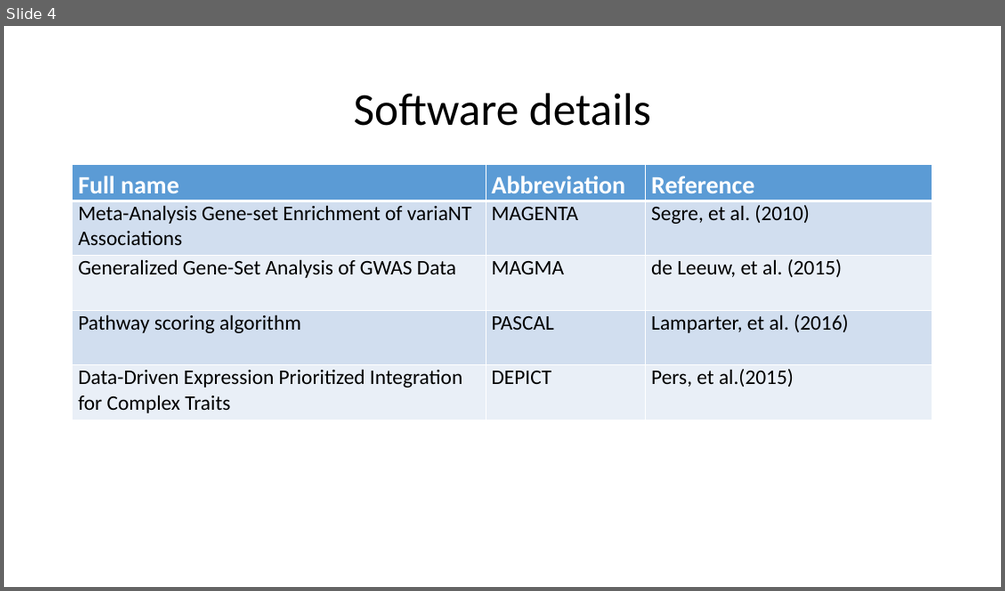
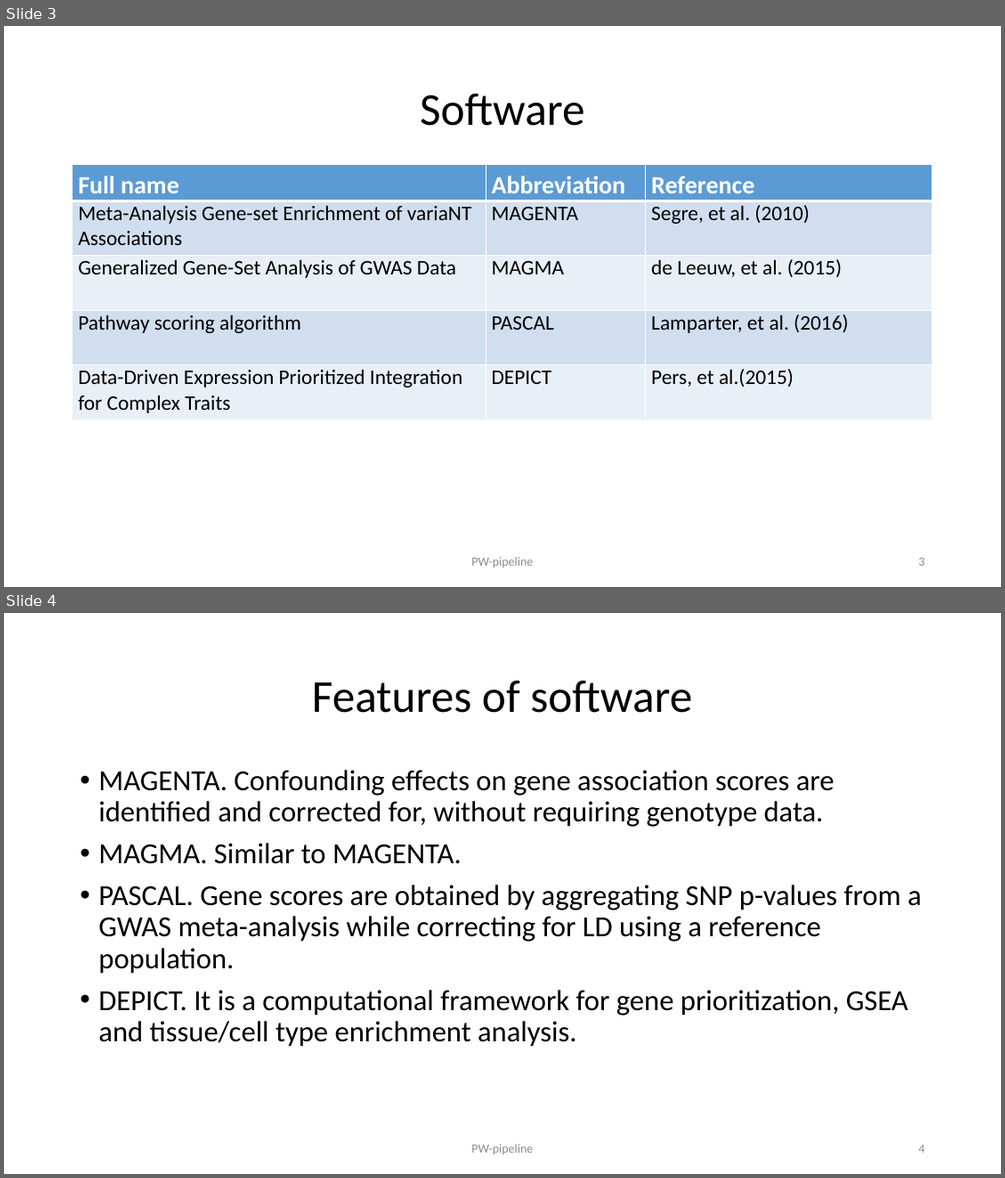
Before and after one commit to jinghuazhao/PW-pipeline, a slide deck: README.pptx. Shown one above the other, each under a label of ours: slide 4 before the commit, slides 3 and 4 after it. The pictures are 1005x591 and 1005x1178 pixels, drawn with LibreOffice and Linux fonts; fonts in the diff are those of the drawing. Boxes give left, top, right and bottom in pixels: in the first picture for what was removed or moved away, otherwise in the second. Text is boxed around its words. In the diff, an @@ line names an element or a change of style, - is before the commit and + after.

```diff
--- a/README.pptx
+++ b/README.pptx
@@ slide 4 added at [4, 613, 1001, 1174], background #FFFFFF @@
@@ title added at [312, 680, 692, 713], 44 pt, text #000000 @@
+Features of software
@@ text added at [98, 770, 922, 1046], 28 pt, text #000000 @@
+• MAGENTA. Confounding effects on gene association scores are identified and corrected for, without requiring genotype data.
+• MAGMA. Similar to MAGENTA.
+• PASCAL. Gene scores are obtained by aggregating SNP p-values from a GWAS meta-analysis while correcting for LD using a reference population.
+• DEPICT. It is a computational framework for gene prioritization, GSEA and tissue/cell type enrichment analysis.
@@ text added at [471, 1143, 533, 1154], 12 pt, text #8C8C8C @@
+PW-pipeline
@@ page number added at [918, 1144, 924, 1152], 12 pt, text #8C8C8C @@
+4
@@ what was slide 4 is now slide 3 @@
@@ slide 3 changed as well @@
@@ title at [420, 94, 585, 126]: text changed @@
-Software details
+Software
@@ text added at [471, 556, 533, 567], 12 pt, text #8C8C8C @@
+PW-pipeline
@@ page number added at [918, 557, 924, 565], 12 pt, text #8C8C8C @@
+3
```
Also in this commit, not shown: 5 other slides changed, 3 other slides added, 1 slide removed.
